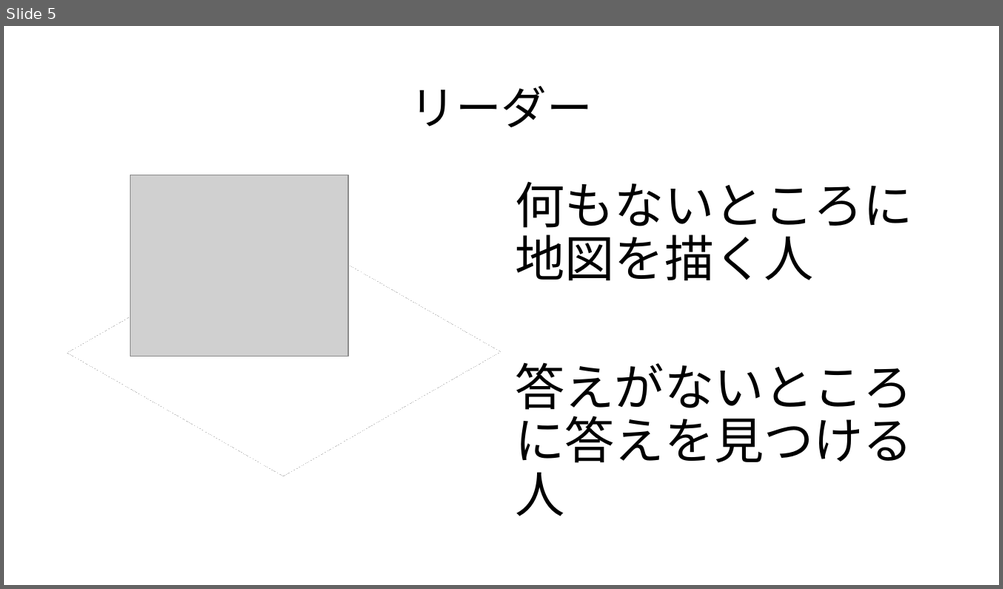
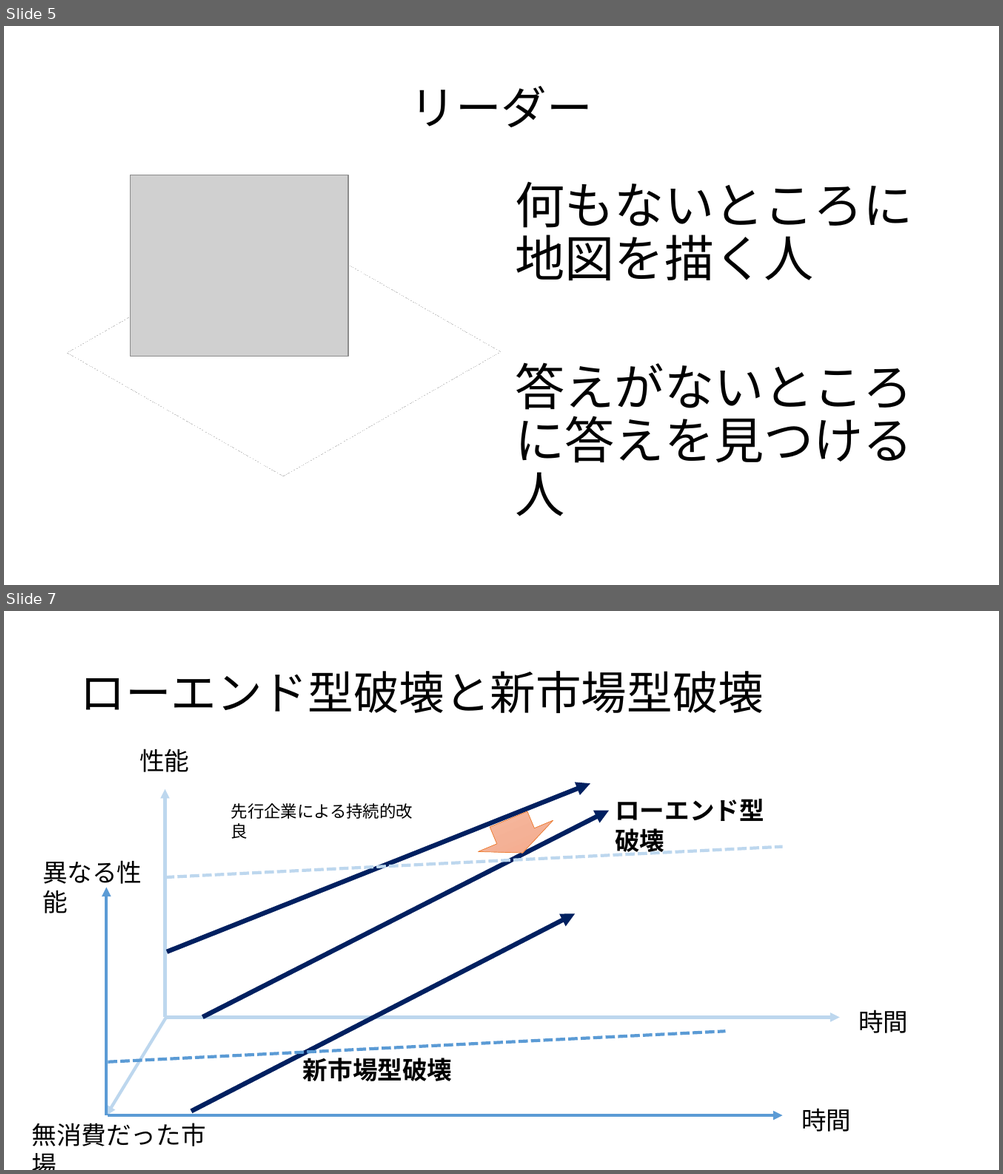
Before and after one commit to satoyoshiharu/innovation_design, a slide deck: figures.pptx. Shown one above the other, each under a label of ours: slide 5 before the commit, slides 5 and 7 after it; the slides between them are not shown. The pictures are 1003x589 and 1003x1174 pixels, drawn with LibreOffice and Linux fonts; fonts in the diff are those of the drawing; grey boxes stand for pictures. Boxes give left, top, right and bottom in pixels: in the first picture for what was removed or moved away, otherwise in the second. Text is boxed around its words. In the diff, an @@ line names an element or a change of style, - is before the commit and + after.

```diff
--- a/figures.pptx
+++ b/figures.pptx
@@ slide 7 added at bbox=[4, 611, 999, 1170], background #FFFFFF @@
@@ title added at bbox=[79, 671, 763, 713], 44 pt, text #000000 @@
+ローエンド型破壊と新市場型破壊
@@ text added at bbox=[139, 749, 189, 772], 24 pt, text #000000 @@
+性能
@@ arrow added from (167, 952) to (590, 783), #002060 4.5 pt @@
@@ arrow added from (165, 1017) to (165, 789), #BDD7EE 3 pt @@
@@ arrow added from (202, 1017) to (609, 810), #002060 4.5 pt @@
@@ text added at bbox=[231, 803, 412, 819], 16 pt, text #000000 @@
+先行企業による持続的改良
@@ down arrow added at bbox=[471, 803, 560, 869], fill gradient #F7BDA5 to #F5B196 to #F8A582, outline #ED7D31 0.5 pt @@
@@ text added at bbox=[614, 799, 764, 857], 24 pt, text #000000, bold @@
+ローエンド型破壊
@@ line added from (165, 877) to (782, 847), #BDD7EE 3 pt dashed @@
@@ text added at bbox=[42, 860, 142, 914], 24 pt, text #000000 @@
+異なる性能
@@ arrow added from (106, 1116) to (106, 888), #5B9BD5 3 pt @@
@@ arrow added from (191, 1112) to (575, 914), #002060 4.5 pt @@
@@ text added at bbox=[858, 1010, 908, 1034], 24 pt, text #000000 @@
+時間
@@ arrow added from (166, 1017) to (106, 1116), #BDD7EE 3 pt @@
@@ line added from (108, 1062) to (726, 1032), #5B9BD5 3 pt dashed @@
@@ arrow added from (165, 1017) to (839, 1017), #BDD7EE 3 pt @@
@@ text added at bbox=[303, 1054, 452, 1082], 24 pt, text #000000, bold @@
+新市場型破壊
@@ arrow added from (108, 1116) to (782, 1116), #5B9BD5 3 pt @@
@@ text added at bbox=[801, 1108, 851, 1132], 24 pt, text #000000 @@
+時間
@@ text added at bbox=[32, 1123, 206, 1147], 24 pt, text #000000 @@
+無消費だった市場
```
Also in this commit, not shown: 1 slide changed, 2 other slides added.
